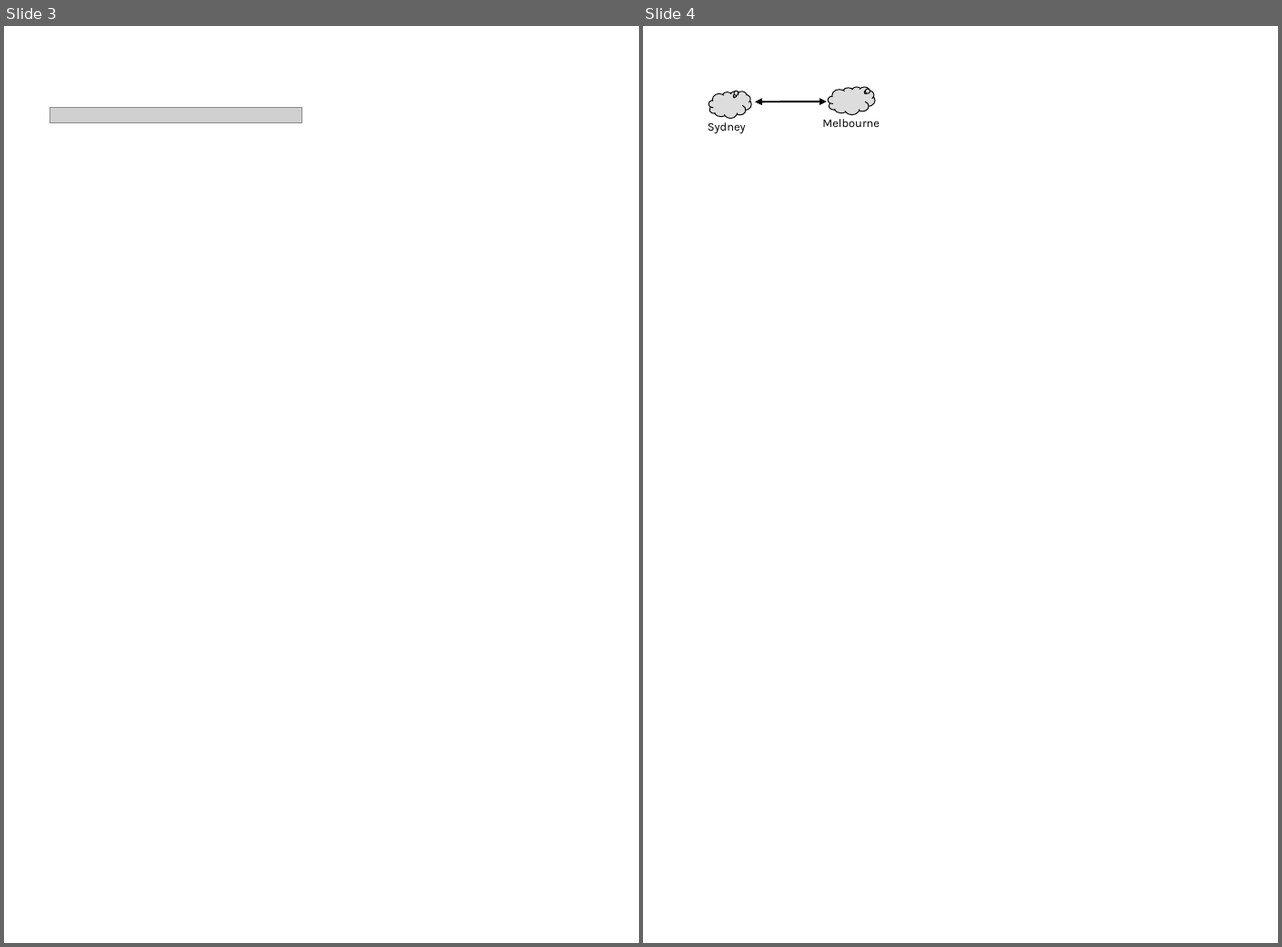
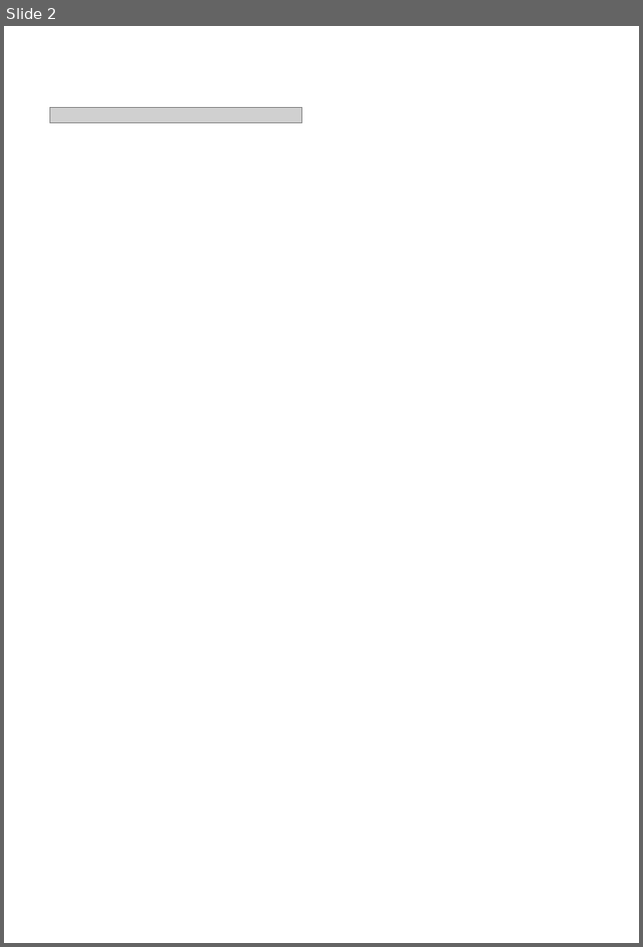
Before and after one commit to omnetpp/omnetpp, a slide deck: doc/src/manual/figures.ppt. Shown side by side, each under a label of ours: slides 3 and 4 before the commit, slide 2 after it. The pictures are 1282x947 and 643x947 pixels, drawn with LibreOffice and Linux fonts; fonts in the diff are those of the drawing; grey boxes stand for pictures. Boxes give left, top, right and bottom in pixels: in the first picture for what was removed or moved away, otherwise in the second. Text is boxed around its words. In the diff, an @@ line names an element or a change of style, - is before the commit and + after.

```diff
--- a/doc/src/manual/figures.ppt
+++ b/doc/src/manual/figures.ppt
@@ slide 4 removed at [643,26,1278,943], background #FFFFFF @@
@@ thought cloud removed at [709,92,752,118] @@
@@ double arrow removed from (755, 102) to (827, 102) @@
@@ thought cloud removed at [828,87,875,115] @@
@@ text removed at [708,122,746,133] @@
-Sydney
@@ text removed at [822,119,880,127] @@
-Melbourne
@@ what was slide 3 is now slide 2 @@
```
Also in this commit, not shown: 1 other slide removed, 28 other files.
